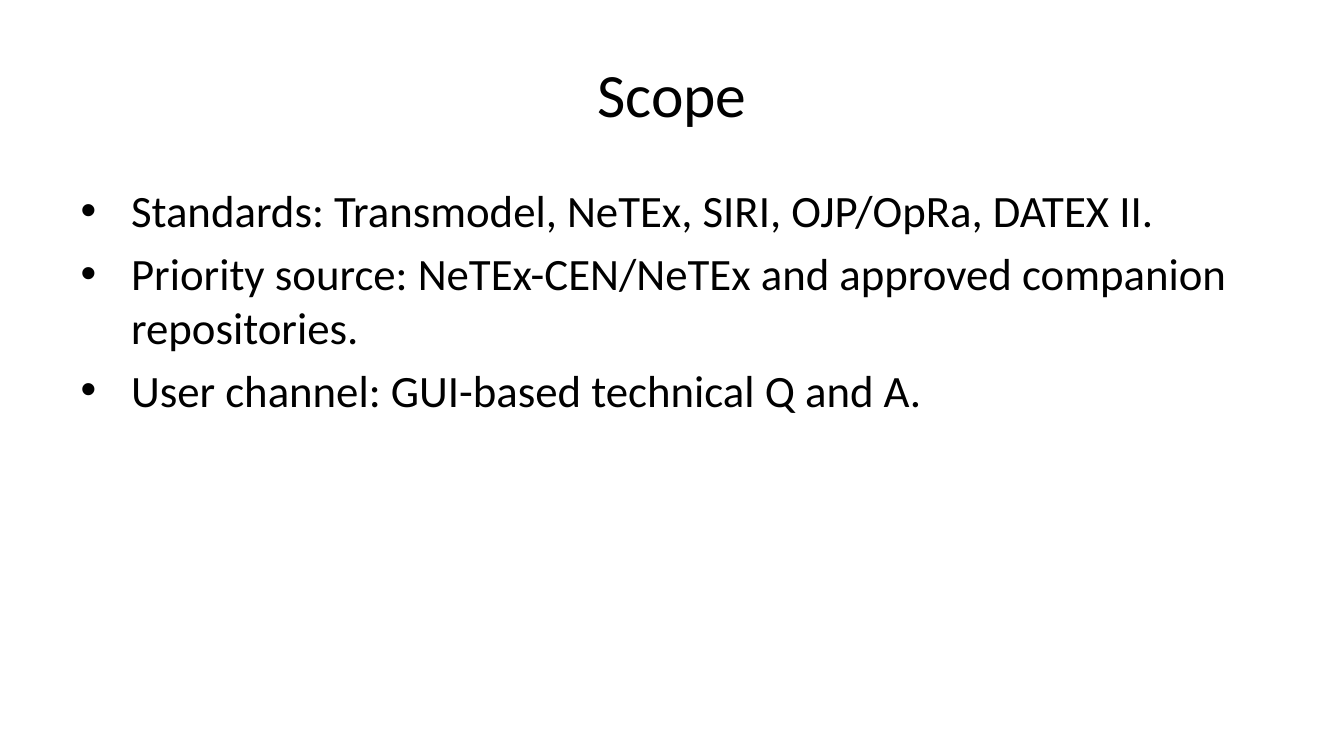
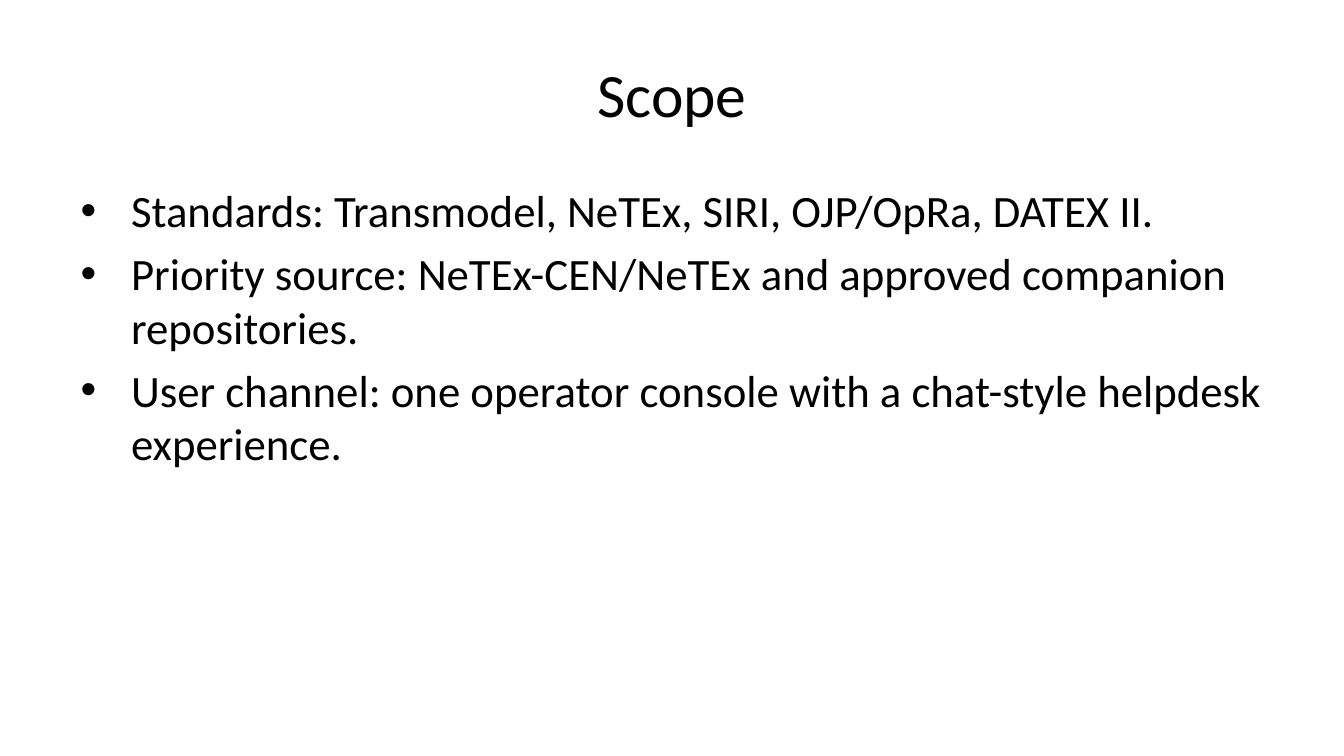
Before and after one commit to UM-KGPI/NapcoreHelpdesk, a slide deck: slide 4 of dist/napcore-helpdesk-presentation.pptx. Drawn at 1344x756 pixels with LibreOffice and Linux fonts; fonts in the diff are those of the drawing. Boxes give left, top, right and bottom in pixels: in the first picture for what was removed or moved away, otherwise in the second. Text is boxed around its words. In the diff, an @@ line names an element or a change of style, - is before the commit and + after.

Commit message:
feat(helpdesk): add chat UX, llm-ready flow, docs, and updated slides

```diff
--- a/dist/napcore-helpdesk-presentation.pptx
+++ b/dist/napcore-helpdesk-presentation.pptx
@@ text at <box>131,376,1260,468</box>: text changed @@
-• User channel: GUI-based technical Q and A.
+• User channel: one operator console with a chat-style helpdesk experience.
```
Also in this commit, not shown: 7 other slides changed, 5 slides added, 1 slide removed, 36 other files.
